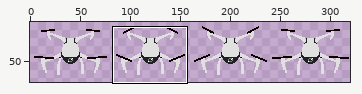
Two versions of one sprite sheet, Build/Images/Drone.png. Above, an overview of the earlier version with the close-up marked.
Close-up. As it was:
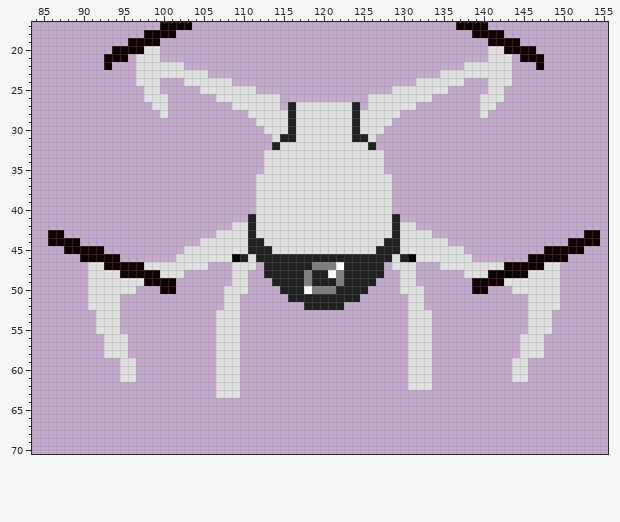
The file is 320x80 pixels. Shown: x 84..155, y 17..70. The wide view leaves out empty margins. The commit also changed other parts of the picture, which this record leaves out.
The same view after the edit:
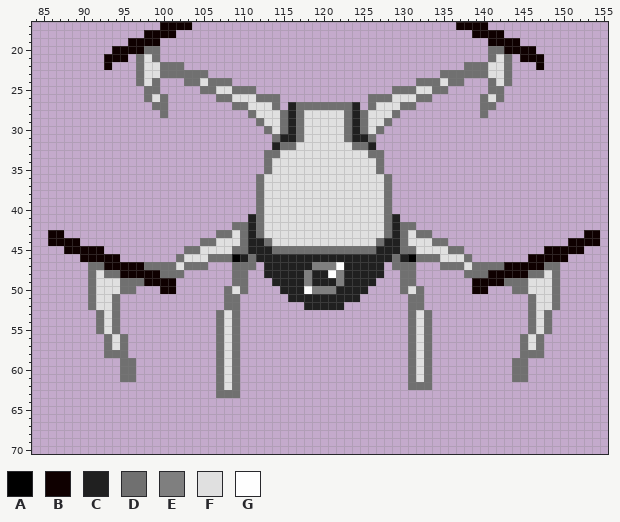
Palette (. is transparent): A #000000  B #0f0000  C #202020  D #707070  E #7f7f7f  F #e0e0e0  G #fefefe
Changes in this commit:
The author changed colour F to colour D in row 20 at x 98 to 99 and 141 to 142; in row 21 at x 97, 99, 141 and 143; in row 22 at x 97, 100 to 102, 138 to 140 and 143; in row 23 at x 97, 100 to 105, 135 to 140 and 143; in row 24 at x 97, 99, 103 to 104, 106 to 108, 132 to 134, 136 to 137, 141 and 143; in row 25 at x 98 to 99, 105 to 106, 109 to 111, 129 to 131, 134 to 135 and 141 to 142.
The author changed colour F to colour D in row 26 at x 98, 100, 107 to 108, 112 to 114, 126 to 128, 132 to 133, 140 and 142; in row 27 at x 99 to 100, 109 to 110, 114, 117 to 123, 126, 130 to 131 and 140 to 141; in row 28 at x 100, 111, 115, 117, 123, 125, 129 and 140; in row 29 at x 112, 115, 117, 123, 125 and 128; in row 30 at x 113, 115, 117, 123, 125 and 127; in row 31 at x 114, 117, 123 and 126.
The author changed colour F to colour D in row 32 at x 115 to 116 and 124 to 125; in row 33 at x 113 to 114 and 126 to 127; in rows 34 to 35 at x 113 and 127; in rows 36 to 41 at x 112 and 128; in row 42 at x 109 to 110, 112, 128 and 130 to 131; in row 43 at x 107 to 108, 110, 112, 128, 130 and 132 to 133.
The author changed colour F to colour D in row 44 at x 105 to 106, 110, 113, 127, 130 and 134 to 135; in row 45 at x 103 to 104, 109 to 110, 114 to 126, 130 to 131 and 136 to 137; in row 46 at x 102, 106 to 108, 111, 129, 132 to 134 and 138; in row 47 at x 91 to 92, 98 to 101, 103 to 105, 109 to 111, 129 to 131, 135 to 137, 139 to 142 and 148 to 149; in row 48 at x 91, 93 to 94, 100 to 102, 109 to 110, 130 to 131, 138 to 140, 146 to 147 and 149; in row 49 at x 91, 95 to 97, 109 to 110, 130 to 131, 143 to 145 and 149.
The author changed colour F to colour D in row 50 at x 91, 95 to 96, 108, 110, 130, 132, 144 to 145 and 149; in rows 51 to 52 at x 91, 94, 108 to 109, 131 to 132, 146 and 149; in rows 53 to 55 at x 92, 94, 107, 109, 131, 133, 146 and 148; in rows 56 to 57 at x 93, 95, 107, 109, 131, 133, 145 and 147; in row 58 at x 93 to 95, 107, 109, 131, 133 and 145 to 147; in rows 59 to 61 at x 95 to 96, 107, 109, 131, 133 and 144 to 145.
The author changed colour F to colour D in row 62 at x 107, 109 and 131 to 133; in row 63 at x 107 to 109.
